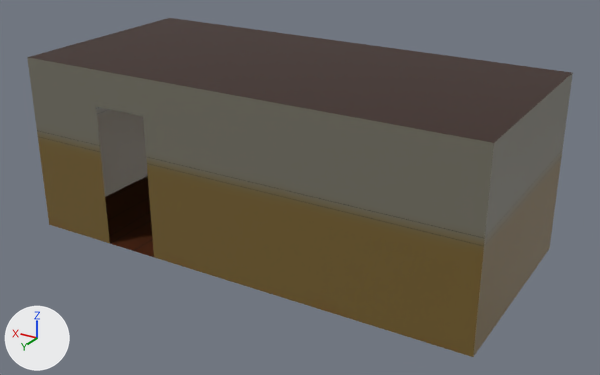
One commit to the Blender file concept-art/kind_raum.blend: the scene before it, then after it.
Camera for both pictures: a 50 mm camera at (-5.82, 8.55, 5.31) aimed at (-0.44, -0.41, 0.83). Every picture has the same lights, and +X, +Y and +Z are marked at lower left.
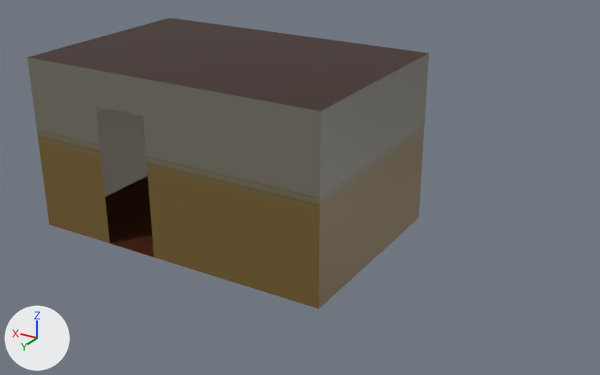
Changed parts and their boxes [x1, y1, x2, y2] in the pictures (600 x 375 px; the box of a moved part takes in the faces that stretch with it):
'Cube', reshaped (26% narrower, 14% shorter)
    before: [27, 18, 573, 357]
    after: [27, 18, 429, 309]
part 1 of me_cube, moved or reshaped
    before: [316, 52, 573, 357]
    after: [316, 52, 429, 309]

Edits to the bpy script that builds the scene:
```text
Change me_cube:
    used by ob_cube; location = (0.0, 0.0, 0.0)
    remove me_cube.from_pydata(...)  # 12 vertices, 8 faces; spans x -3.5..3.0, y -2.0..1.0, z 0.0..2.5
    add me_cube.from_pydata(...)  # 12 vertices, 8 faces; spans x -1.55..3.0, y -2.0..1.0, z 0.0..2.5
    me_cube part 1
    4 vertices are removed from x -3.5, y -2.0..1.0, z 0.0..2.5
    6 faces are deleted
    4 vertices are added at (-1.55, -2.0, 2.5), (-1.55, -2.0, 0.0), (-1.55, 1.0, 2.5), (-1.55, 1.0, 0.0)
    1 new face joins them, mat_ceiling (brown #311403)
    4 new faces join them, mat_wallpaper (picture img_wallpaper_png)
    1 new face joins them, mat_floor (picture img_wohnzimmer_floor)
```
